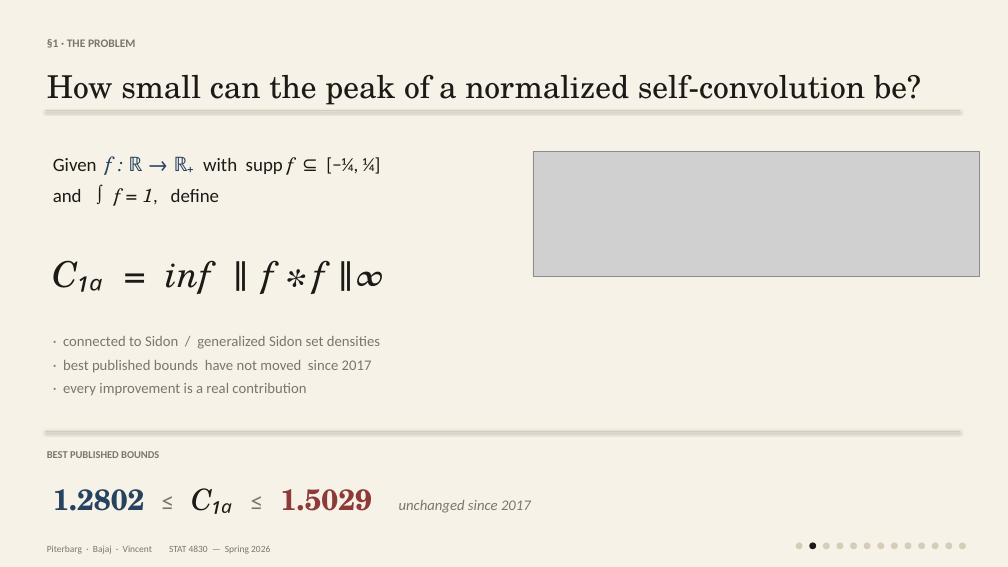
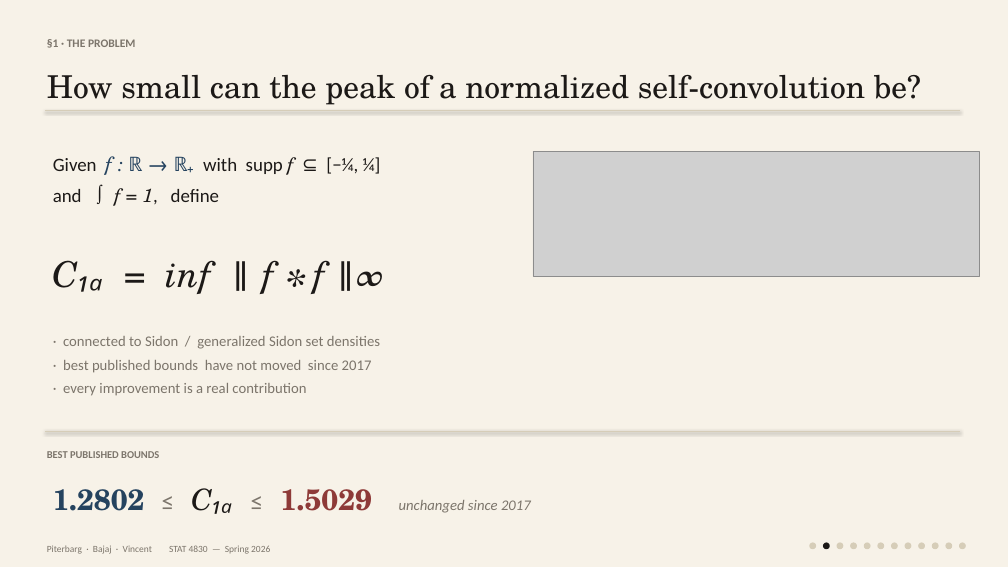
Before and after one commit to AndreiPiterbarg/compact_sidon, a slide deck: slide 2 of STAT 4830 Presentation.pptx. Drawn at 1008x567 pixels with LibreOffice and Linux fonts; fonts in the diff are those of the drawing; grey boxes stand for pictures. Boxes give left, top, right and bottom in pixels: in the first picture for what was removed or moved away, otherwise in the second. Text is boxed around its words. In the diff, an @@ line names an element or a change of style, - is before the commit and + after.

```diff
--- a/STAT 4830 Presentation.pptx
+++ b/STAT 4830 Presentation.pptx
@@ ellipse removed at [796,542,803,549] @@
@@ ellipse at [810,542,817,549]: fill #1C1917 to #D6CDB8 @@
@@ ellipse at [823,542,830,549]: fill #D6CDB8 to #1C1917 @@
```
Also in this commit, not shown: 10 other slides changed, 1 slide removed, 1 other file.
